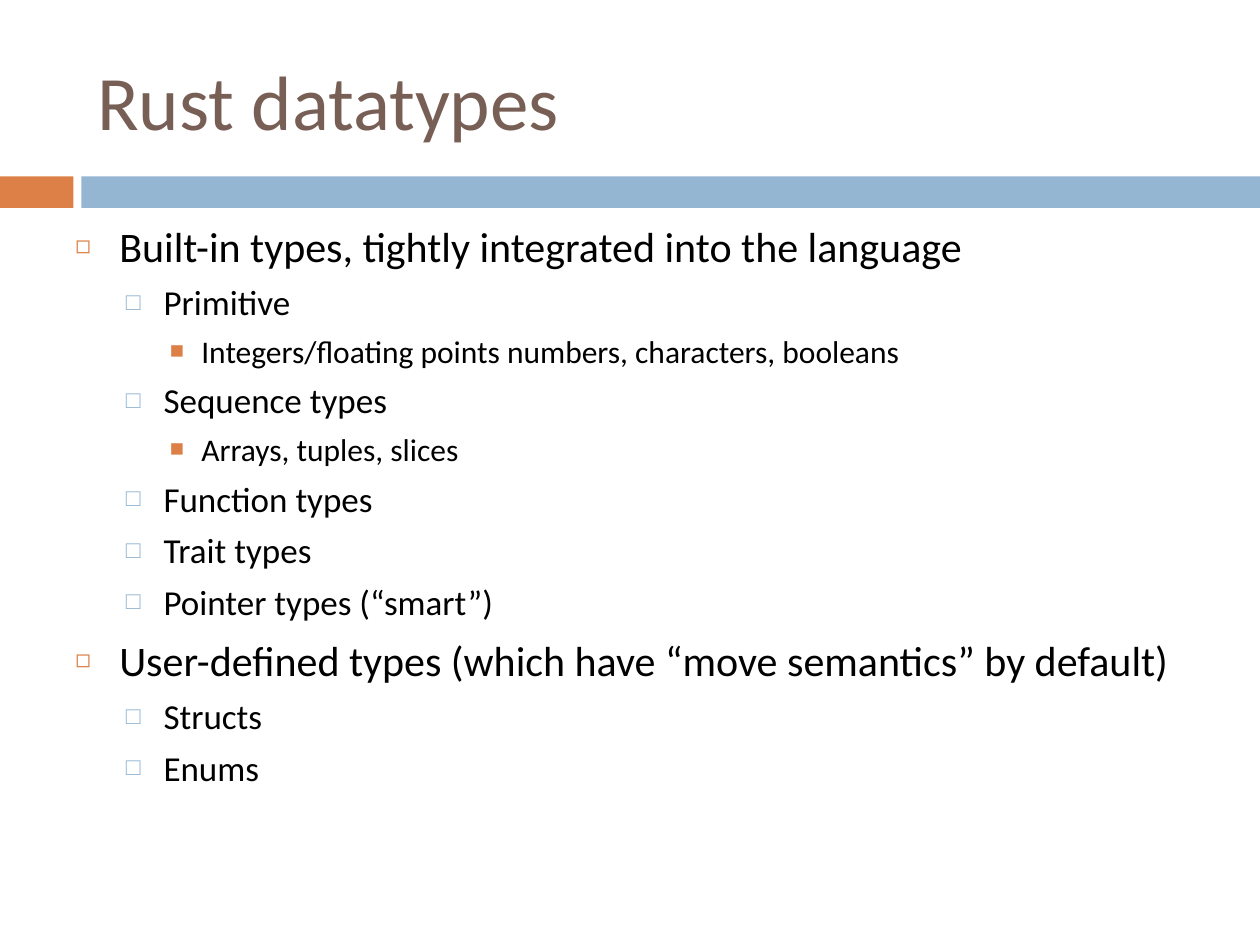
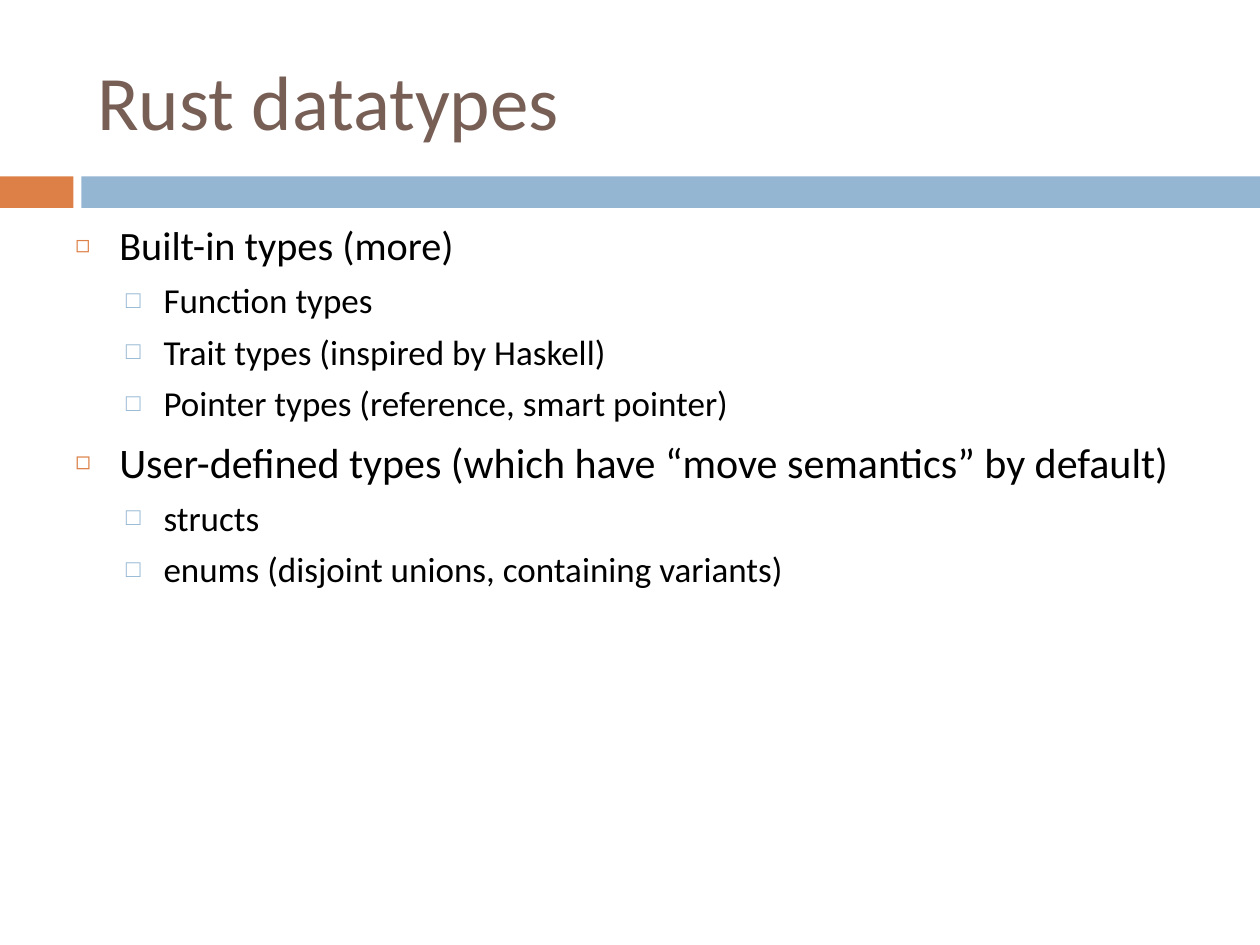
Before and after one commit to gclynch/rust, a slide deck: slide 9 of Rust session.ppt (slide 7 before the commit). Drawn at 1260x945 pixels with LibreOffice and Linux fonts; fonts in the diff are those of the drawing. Boxes give left, top, right and bottom in pixels: in the first picture for what was removed or moved away, otherwise in the second. Text is boxed around its words. In the diff, an @@ line names an element or a change of style, - is before the commit and + after.

```diff
--- a/Rust session.ppt
+++ b/Rust session.ppt
@@ text at (119, 230, 453, 267): text changed; size 18 to 23 pt @@
-◻ Built-in types, tightly integrated into the language
-  □ Primitive
-    ■ Integers/floating points numbers, characters, booleans
-  □ Sequence types
-    ■ Arrays, tuples, slices
+◻ Built-in types (more)
@@ text at (164, 339, 728, 422): text changed @@
-  □ Trait types
-  □ Pointer types (“smart”)
+  □ Trait types (inspired by Haskell)
+  □ Pointer types (reference, smart pointer)
@@ text at (164, 509, 782, 588): text changed @@
-  □ Structs
-  □ Enums
+  □ structs
+  □ enums (disjoint unions, containing variants)
```
Also in this commit, not shown: 10 other slides changed, 6 slides added, 1 slide removed.
